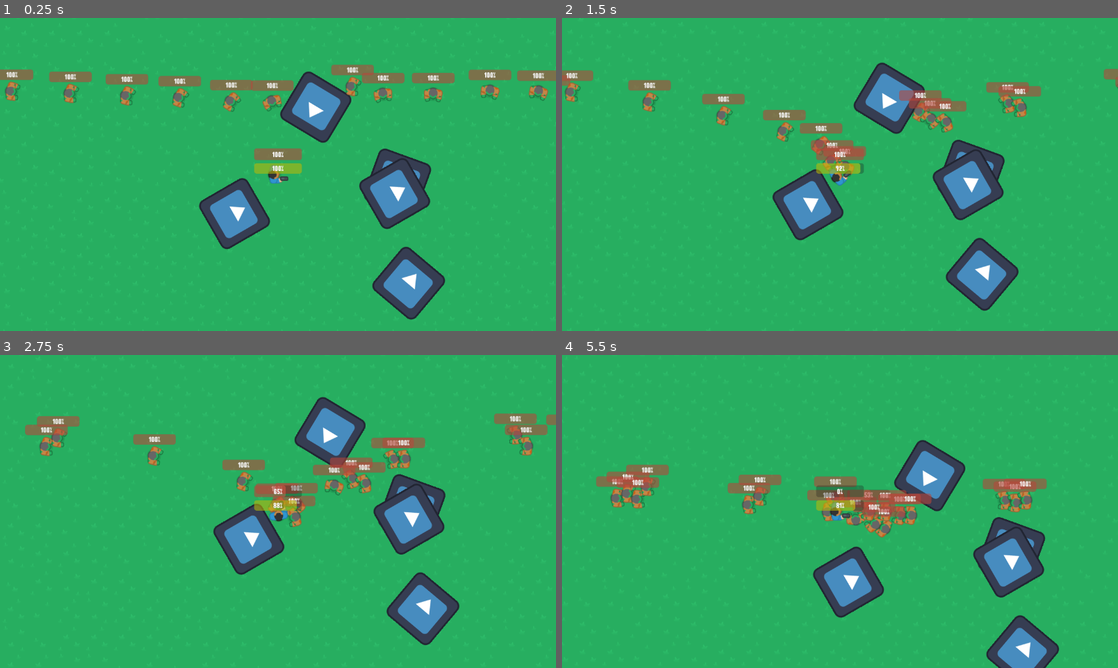
Above: before the commit, frames 1-4 (two rows, left to right).
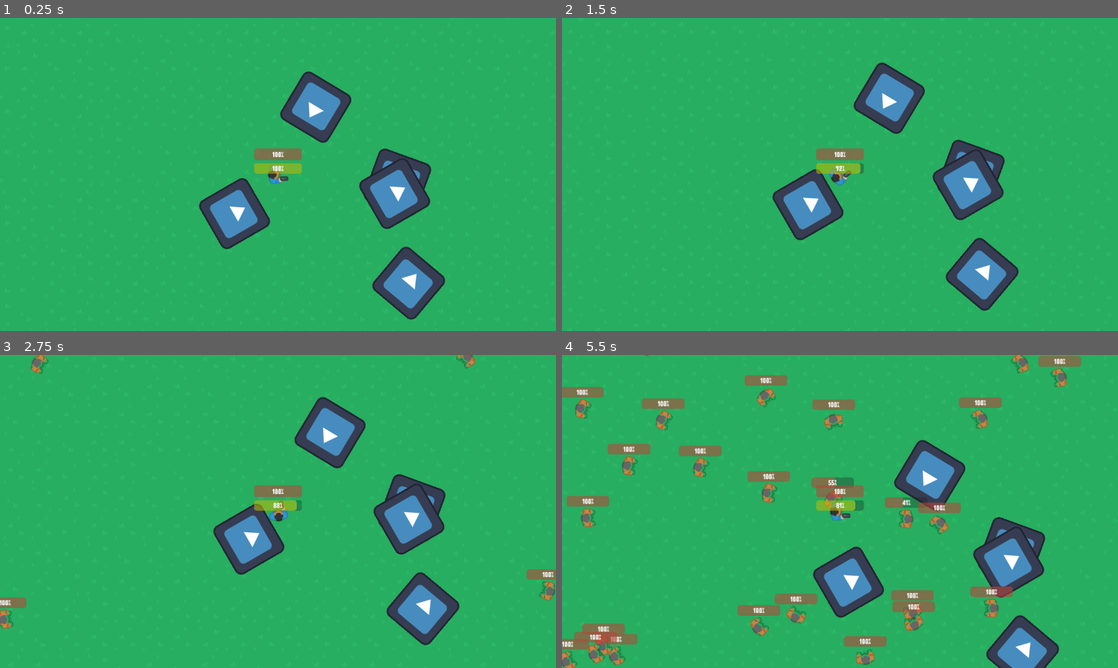
Above: after the commit, the same moments.

Repository: Coder2195Text/zomb
Game: Godot game, scene res://scenes/game_scene.tscn
The game is run twice, just before and just after one commit, with the same random seed, the same clock (stepped at 60 frames per second) and the same inputs. The engine's default icon, where the game draws it, is replaced by a stand-in: a white triangle on a blue panel in a dark square.
Inputs (mouse positions are in pixels of both pictures, inside the frame that each line leads up to):
- Up to frame 1 (0.25 s): no input
- Up to frame 2 (1.5 s): move the mouse to (962, 158) at 0.52 s; hold D (right) 0.53-1.28 s; hold Shift (sprint) 0.53-1.28 s; click (962, 158) at 0.6 s; move the mouse to (728, 190) at 1.27 s; hold S (down) from 1.28 s (still down); tap Shift (sprint) at 1.35 s
- Up to frame 3 (2.75 s): click (166, 527) at 1.55 s; move the mouse to (333, 442) at 2.02 s; release S (down) at 2.03 s; hold D (right) from 2.03 s (still down); hold Shift (sprint) from 2.03 s (still down); click (333, 442) at 2.1 s
- Up to frame 4 (5.5 s): move the mouse to (812, 574) at 2.77 s; release D (right) at 2.78 s; release Shift (sprint) at 2.78 s; hold W (up) 2.78-3.53 s; tap Shift (sprint) at 2.85, 4.35 s; click (812, 574) at 3.05 s; move the mouse to (1006, 558) at 3.52 s; hold Shift (sprint) 3.53-4.28 s; hold A (left) 3.53-5.03 s; click (1006, 558) at 3.6 s; move the mouse to (673, 464) at 4.27 s; click (673, 464) at 4.55 s; move the mouse to (867, 511) at 5.02 s; hold S (down) from 5.03 s (still down); hold Shift (sprint) from 5.03 s (still down); click (867, 511) at 5.1 s

The runs differ from the first frame. In frame 1, 4.0% of the frame differs, in the area x 0-100%, y 14-30%; in frame 2, 3.9%; in frame 3, 5.1%; in frame 4, 12%, in the area x 0-94%, y 0-100%.
Error after the commit: Modulo by zero error in operator '%'. (res://src/sprites/game_scene/gui.gd:11)

Commit message:
final

Diff:
--- a/project.godot
+++ b/project.godot
@@ -14,6 +14,14 @@
 run/main_scene="res://scenes/game_scene.tscn"
 config/features=PackedStringArray("4.2", "Forward Plus")
 config/icon="res://icon.svg"
+
+[audio]
+
+general/text_to_speech=true
+
+[autoload]
+
+DataTracker="*res://src/globals/data_tracker.gd"
 
 [display]
 
@@ -83,4 +91,4 @@
 2d_physics/layer_3="enemy"
 2d_physics/layer_4="player_bullet"
 2d_physics/layer_5="enemy_bullet"
-avoidance/layer_1="wall"
+avoidance/layer_1="zombie"
--- /dev/null
+++ b/scenes/death_screen.tscn
@@ -0,0 +1,55 @@
+[gd_scene load_steps=3 format=3 uid="uid://rx7lnf4gy7po"]
+
+[ext_resource type="Script" path="res://src/scenes/death_screen.gd" id="1_psikq"]
+[ext_resource type="AudioStream" uid="uid://clkbbe6fo4ty" path="res://sounds/music/rickroll.mp3" id="2_fbm6x"]
+
+[node name="DeathScreen" type="Control"]
+layout_mode = 3
+anchors_preset = 0
+offset_right = 1280.0
+offset_bottom = 720.0
+script = ExtResource("1_psikq")
+
+[node name="Dead" type="RichTextLabel" parent="."]
+offset_right = 1282.0
+offset_bottom = 196.0
+theme_override_font_sizes/normal_font_size = 150
+theme_override_font_sizes/bold_font_size = 150
+theme_override_font_sizes/italics_font_size = 100
+theme_override_font_sizes/bold_italics_font_size = 100
+theme_override_font_sizes/mono_font_size = 100
+bbcode_enabled = true
+text = "[center][color=red]You died![/color][/center]"
+
+[node name="Stats" type="RichTextLabel" parent="."]
+offset_top = 196.0
+offset_right = 1274.0
+offset_bottom = 600.0
+theme_override_font_sizes/normal_font_size = 50
+theme_override_font_sizes/bold_font_size = 50
+theme_override_font_sizes/italics_font_size = 50
+theme_override_font_sizes/bold_italics_font_size = 50
+theme_override_font_sizes/mono_font_size = 50
+bbcode_enabled = true
+
+[node name="Restart" type="Button" parent="."]
+layout_mode = 1
+anchors_preset = 7
+anchor_left = 0.5
+anchor_top = 1.0
+anchor_right = 0.5
+anchor_bottom = 1.0
+offset_left = -93.5
+offset_top = -67.0
+offset_right = 93.5
+offset_bottom = -39.0
+grow_horizontal = 2
+grow_vertical = 0
+text = "Restart"
+
+[node name="Rickroll" type="AudioStreamPlayer" parent="."]
+stream = ExtResource("2_fbm6x")
+autoplay = true
+
+[connection signal="ready" from="Stats" to="." method="load_stats"]
+[connection signal="pressed" from="Restart" to="." method="restart"]
--- a/scenes/game_scene.tscn
+++ b/scenes/game_scene.tscn
@@ -23,6 +23,7 @@
 position = Vector2(300.906, 250)
 rotation = 0.698132
 collision_layer = 2
+collision_mask = 5
 physics_material_override = SubResource("PhysicsMaterial_caljr")
 
 [node name="Icon" type="Sprite2D" parent="StaticBody2D2"]
@@ -36,6 +37,7 @@
 position = Vector2(-100, 90)
 rotation = 1.0472
 collision_layer = 2
+collision_mask = 5
 physics_material_override = SubResource("PhysicsMaterial_caljr")
 
 [node name="Icon" type="Sprite2D" parent="StaticBody2D"]
@@ -49,6 +51,7 @@
 position = Vector2(87, -155)
 rotation = -2.60054
 collision_layer = 2
+collision_mask = 5
 physics_material_override = SubResource("PhysicsMaterial_caljr")
 
 [node name="Icon" type="Sprite2D" parent="StaticBody2D3"]
@@ -62,6 +65,7 @@
 position = Vector2(275, 18)
 rotation = 0.349066
 collision_layer = 2
+collision_mask = 5
 physics_material_override = SubResource("PhysicsMaterial_caljr")
 
 [node name="Icon" type="Sprite2D" parent="StaticBody2D4"]
@@ -77,3 +81,7 @@
 [node name="Player" parent="." instance=ExtResource("1_7fx2t")]
 
 [node name="GUI" parent="." instance=ExtResource("4_lbpxj")]
+
+[node name="Zombies" type="Node2D" parent="."]
+
+[connection signal="new_wave" from="." to="GUI" method="set_wave"]
--- /dev/null
+++ b/shaders/sway.gdshader
@@ -0,0 +1,14 @@
+shader_type canvas_item;
+
+void vertex() {
+	VERTEX.x += 10.0*sin(TIME*5.0 + VERTEX.y);
+}
+
+void fragment() {
+	// Called for every pixel the material is visible on.
+}
+
+//void light() {
+	// Called for every pixel for every light affecting the CanvasItem.
+	// Uncomment to replace the default light processing function with this one.
+//}
--- a/sprites/game_scene/gui.tscn
+++ b/sprites/game_scene/gui.tscn
@@ -1,6 +1,10 @@
-[gd_scene load_steps=3 format=3 uid="uid://by1x50o2g8532"]
+[gd_scene load_steps=5 format=3 uid="uid://by1x50o2g8532"]
 
 [ext_resource type="Script" path="res://src/sprites/game_scene/gui.gd" id="1_pw40t"]
+[ext_resource type="Shader" path="res://shaders/sway.gdshader" id="2_q3ant"]
+
+[sub_resource type="ShaderMaterial" id="ShaderMaterial_00db1"]
+shader = ExtResource("2_q3ant")
 
 [sub_resource type="StyleBoxFlat" id="StyleBoxFlat_xmso2"]
 content_margin_left = 2.0
@@ -22,6 +26,21 @@
 anchors_preset = 0
 offset_right = 1280.0
 offset_bottom = 720.0
+
+[node name="Wave" type="RichTextLabel" parent="Control"]
+material = SubResource("ShaderMaterial_00db1")
+layout_mode = 0
+offset_right = 1280.0
+offset_bottom = 187.0
+scale = Vector2(2.08165e-12, 2.08165e-12)
+pivot_offset = Vector2(640, 0)
+theme_override_font_sizes/normal_font_size = 100
+theme_override_font_sizes/bold_font_size = 100
+theme_override_font_sizes/italics_font_size = 100
+theme_override_font_sizes/bold_italics_font_size = 100
+theme_override_font_sizes/mono_font_size = 100
+bbcode_enabled = true
+text = "[center]WAVE 1[/center]"
 
 [node name="Health" type="ProgressBar" parent="Control"]
 layout_mode = 1
--- a/sprites/game_scene/player.tscn
+++ b/sprites/game_scene/player.tscn
@@ -1,7 +1,9 @@
-[gd_scene load_steps=4 format=3 uid="uid://hewsyrsjorjh"]
+[gd_scene load_steps=6 format=3 uid="uid://hewsyrsjorjh"]
 
 [ext_resource type="Script" path="res://src/sprites/game_scene/player.gd" id="1_k8wqu"]
 [ext_resource type="Texture2D" uid="uid://bdley7hklyhby" path="res://images/player/player_gun.png" id="2_s30jd"]
+[ext_resource type="AudioStream" uid="uid://h83db8stl205" path="res://sounds/effects/hurt.mp3" id="3_2ioc4"]
+[ext_resource type="AudioStream" uid="uid://igx6372r1v3w" path="res://sounds/effects/pistol.mp3" id="4_4jadq"]
 
 [sub_resource type="CapsuleShape2D" id="CapsuleShape2D_nyj60"]
 radius = 11.0
@@ -23,3 +25,12 @@
 
 [node name="Camera" type="Camera2D" parent="."]
 z_as_relative = false
+
+[node name="Hurt" type="AudioStreamPlayer" parent="."]
+stream = ExtResource("3_2ioc4")
+max_polyphony = 10
+
+[node name="Pistol" type="AudioStreamPlayer" parent="."]
+stream = ExtResource("4_4jadq")
+volume_db = -25.0
+max_polyphony = 5
--- a/sprites/game_scene/zombie.tscn
+++ b/sprites/game_scene/zombie.tscn
@@ -1,7 +1,8 @@
-[gd_scene load_steps=5 format=3 uid="uid://ccbjut34hmvx0"]
+[gd_scene load_steps=6 format=3 uid="uid://ccbjut34hmvx0"]
 
 [ext_resource type="Texture2D" uid="uid://b5er8d1btq3bi" path="res://images/zombie/zombie.png" id="1_2p2lr"]
 [ext_resource type="Script" path="res://src/sprites/game_scene/zombie.gd" id="1_eirac"]
+[ext_resource type="AudioStream" uid="uid://bhf8vkfx1vmf4" path="res://sounds/effects/hit.ogg" id="3_unsld"]
 
 [sub_resource type="CapsuleShape2D" id="CapsuleShape2D_bf1xa"]
 radius = 11.0
@@ -25,7 +26,7 @@
 [node name="NavigationAgent2D" type="NavigationAgent2D" parent="."]
 path_desired_distance = 34.9
 avoidance_enabled = true
-radius = 20.0
+radius = 50.0
 
 [node name="Area" type="Area2D" parent="."]
 
@@ -46,5 +47,13 @@
 step = 2.08165e-12
 rounded = true
 
+[node name="Hit" type="AudioStreamPlayer" parent="."]
+stream = ExtResource("3_unsld")
+max_polyphony = 5
+
+[node name="Obstacle" type="NavigationObstacle2D" parent="."]
+radius = 44.3
+vertices = PackedVector2Array(-16, -22, 23, -17, 23, 20, -15, 26)
+
 [connection signal="timeout" from="Timer" to="." method="try_hit"]
 [connection signal="timeout" from="Timer" to="Timer" method="start"]
--- /dev/null
+++ b/src/globals/data_tracker.gd
@@ -0,0 +1,8 @@
+class_name GameDataTracker extends Node2D;
+
+var current_wave = 1;
+var zombies_killed = 0;
+
+func reset():
+    current_wave = 1;
+    zombies_killed = 0;
--- /dev/null
+++ b/src/scenes/death_screen.gd
@@ -0,0 +1,9 @@
+extends Control
+
+# Called when the node enters the scene tree for the first time.
+func load_stats():
+  $Stats.text = "[center]Waves Survived: " + str(DataTracker.current_wave - 1) + "\nZombies Killed: " + str(DataTracker.zombies_killed) + "[/center]"
+
+func restart():
+  DataTracker.reset();
+  get_tree().change_scene_to_file("res://scenes/game_scene.tscn");
--- a/src/scenes/game_scene.gd
+++ b/src/scenes/game_scene.gd
@@ -1,9 +1,11 @@
-extends Node2D;
+class_name GameScene extends Node2D;
 
 const Grass = preload ("res://sprites/game_scene/grass.tscn");
 const ZombieScene = preload ("res://sprites/game_scene/zombie.tscn");
 
 var last_pos = Vector2(0, 0);
+
+signal new_wave(wave: int);
 
 func _ready():
   for x in range( - 12, 12):
@@ -12,17 +14,14 @@
       grass.player_offset = Vector2(x, y);
       add_child(grass);
 
-  for x in range( - 12, 12):
-    var zombie = ZombieScene.instantiate();
-    zombie.position = Vector2(x * 128, -200);
-    add_child(zombie);
-
   for i in range(0, 50):
     var body = $StaticBody2D.duplicate();
     body.position = Vector2(randf_range( - 2000, 2000), randf_range( - 2000, 2000));
     add_child(body);
 
   regen_nav_map();
+
+  generate_zombies(15);
 
 func regen_nav_map():
   var map: NavigationRegion2D = $NavRegion;
@@ -41,3 +40,17 @@
   if (pos.distance_to(last_pos) > 500):
     regen_nav_map();
     last_pos = pos;
+
+  if ($Zombies.get_child_count() == 0):
+    DataTracker.current_wave += 1;
+    generate_zombies(DataTracker.current_wave);
+
+func generate_zombies(wave=1):
+  print("Generating wave: ", wave);
+  if (wave != 1):
+    new_wave.emit(wave);
+  for w in range(0, wave):
+    for x in range(0, 10):
+      var zombie = ZombieScene.instantiate();
+      zombie.position = $Player.position + Vector2(1000 + w * 200, 0).rotated(randf() * 2 * PI);
+      $Zombies.add_child(zombie);
--- a/src/sprites/game_scene/gui.gd
+++ b/src/sprites/game_scene/gui.gd
@@ -5,3 +5,21 @@
 
 func set_stamina(stamina: float):
   $Control/Stamina.value = stamina;
+
+func set_wave(wave: int):
+  var voices = DisplayServer.tts_get_voices_for_language("en")
+  var voice_id = voices[randi() % voices.size()];
+  print(voices)
+  DisplayServer.tts_speak("Wave: " + str(wave), voice_id, 150)
+
+  $Control/Wave.text = "[center]Wave: " + str(wave) + "[/center]";
+  var tween = get_tree().create_tween();
+  tween.set_trans(Tween.TRANS_EXPO);
+  tween.tween_property($Control/Wave, "scale", Vector2(1, 1), 1);
+  await get_tree().create_timer(3.0).timeout;
+  tween = get_tree().create_tween();
+  tween.set_trans(Tween.TRANS_EXPO);
+  tween.tween_property($Control/Wave, "scale", Vector2(0, 0), 1);
+
+func _ready():
+  set_wave(1);
--- a/src/sprites/game_scene/player.gd
+++ b/src/sprites/game_scene/player.gd
@@ -14,14 +14,14 @@
   var sprint = Input.get_action_strength("sprint") + 1.0;
   if stamina > 0&&sprint > 1.0:
     stamina -= delta * 10;
-  else:
+  elif sprint == 1.0:
     stamina += delta * 5;
-    sprint = 1.0;
 
   if stamina > 100:
     stamina = 100;
 
-  if stamina < 0:
+  if stamina <= 0:
+    sprint = 1.0;
     stamina = 0;
 
   (get_node("/root/GameScene/GUI") as GUI).set_stamina(stamina);
@@ -31,9 +31,15 @@
   if Input.is_action_just_pressed("fire"):
     var bullet = Bullet.create(self, Vector2(17, 9));
     get_parent().add_child(bullet);
+    $Pistol.play();
+
+  if health <= 0:
+    get_tree().change_scene_to_file("res://scenes/death_screen.tscn");
+    return ;
 
   move_and_slide();
 
 func damage(dmg: float):
   health -= dmg;
   (get_node("/root/GameScene/GUI") as GUI).set_health(health);
+  $Hurt.play();
--- a/src/sprites/game_scene/zombie.gd
+++ b/src/sprites/game_scene/zombie.gd
@@ -51,8 +51,10 @@
   $Health.rotation = -rotation;
 
 func damage(dmg: float):
+  $Hit.play();
   health -= dmg;
   if health <= 0:
+    DataTracker.zombies_killed += 1;
     queue_free();
 
 func try_hit():
Not shown, added: sounds/effects/hit.ogg.import
Not shown, added: sounds/effects/hurt.mp3.import
Not shown, added: sounds/effects/pistol.mp3.import
Not shown, added: sounds/music/rickroll.mp3.import
Not shown, added: sounds/effects/hit.ogg
Not shown, added: sounds/effects/hurt.mp3
Not shown, added: sounds/effects/pistol.mp3
Not shown, added: sounds/music/rickroll.mp3
